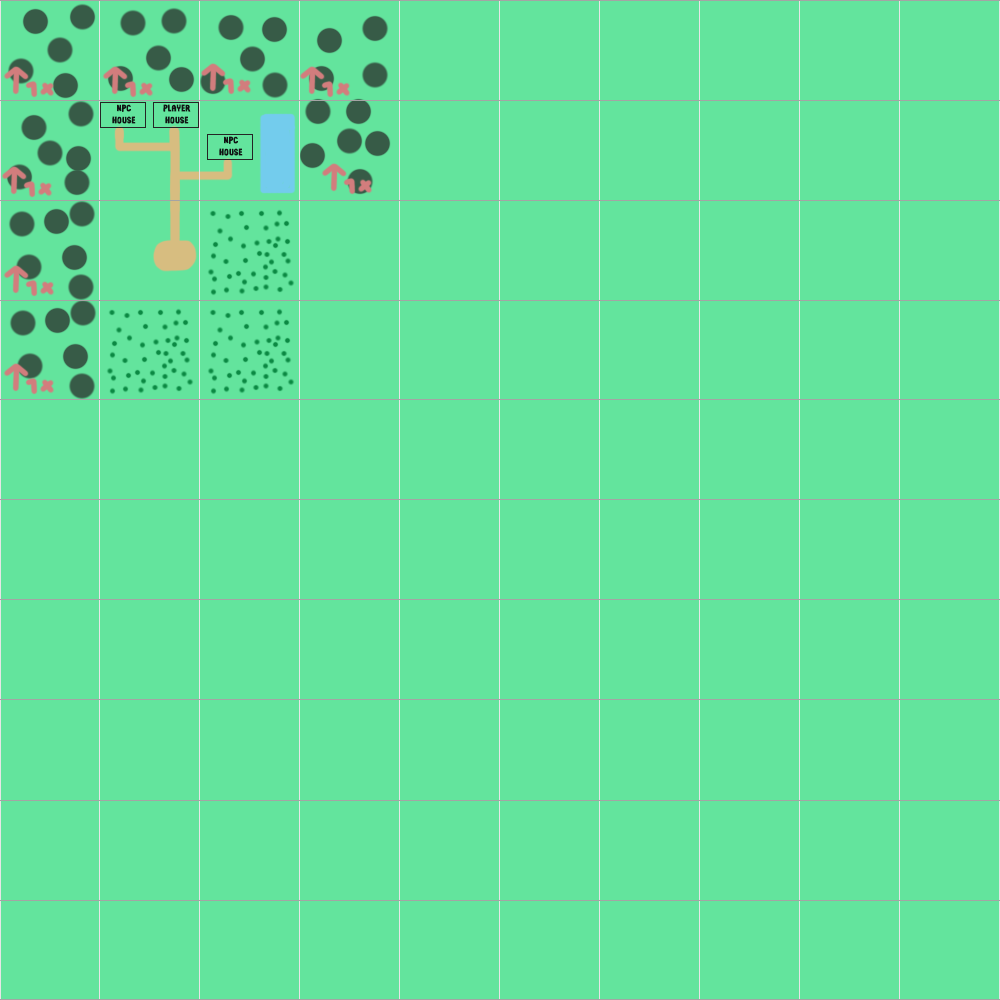
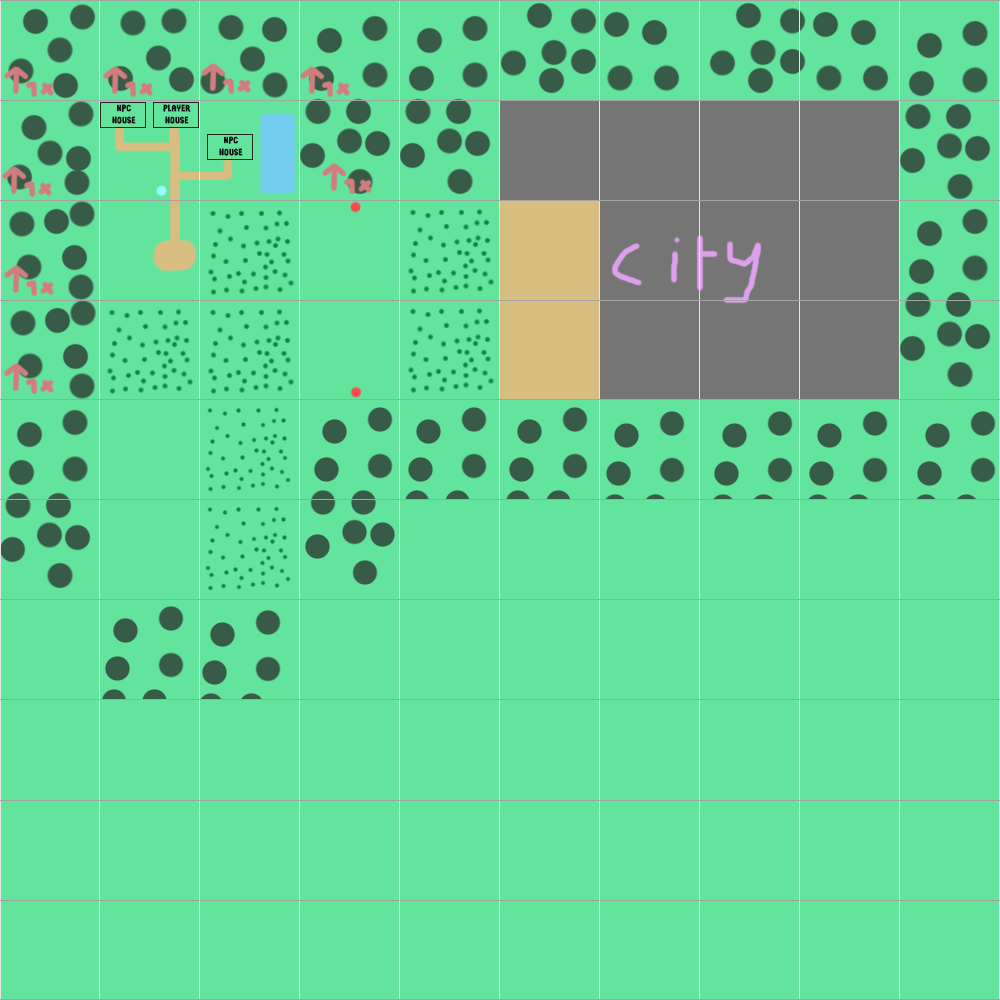
Layer changes from the first 1000 × 1000 image to the second:
removed layer "Layer 13" over box(155, 185, 362, 398)
added layer "NPC" above "Layer 23" over box(155, 185, 362, 398)
added layer "Layer 23" above "Layer 22" over box(101, 234, 762, 699)
added layer "Layer 22" above "Layer 1" over box(1, 3, 996, 591)
